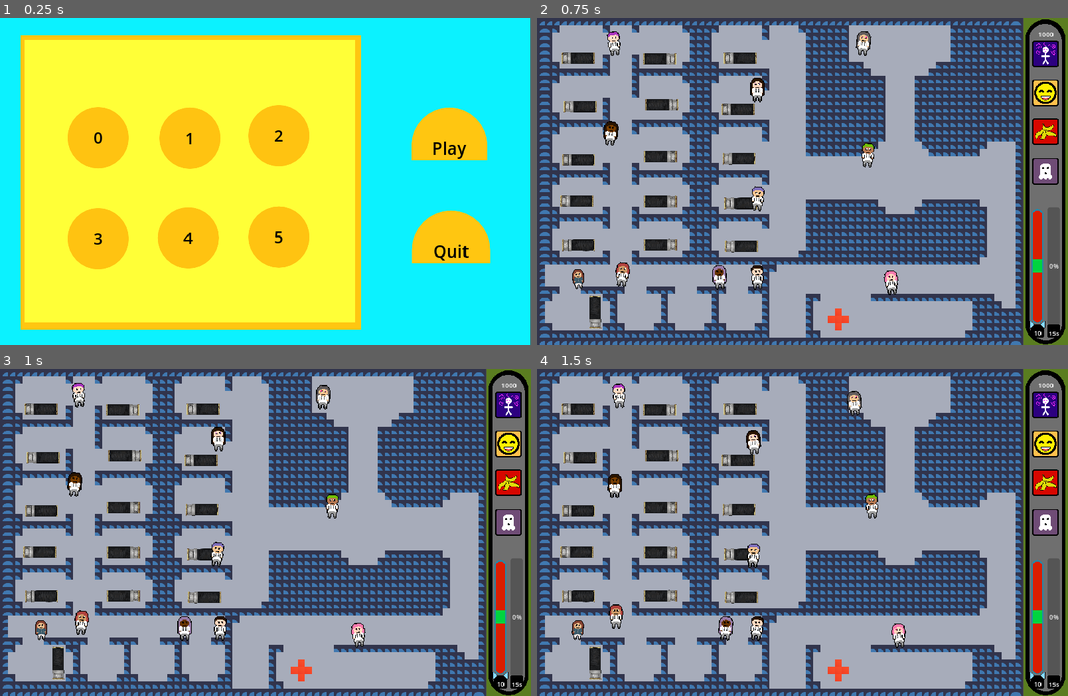
Above: before the commit, frames 1-4 (two rows, left to right).
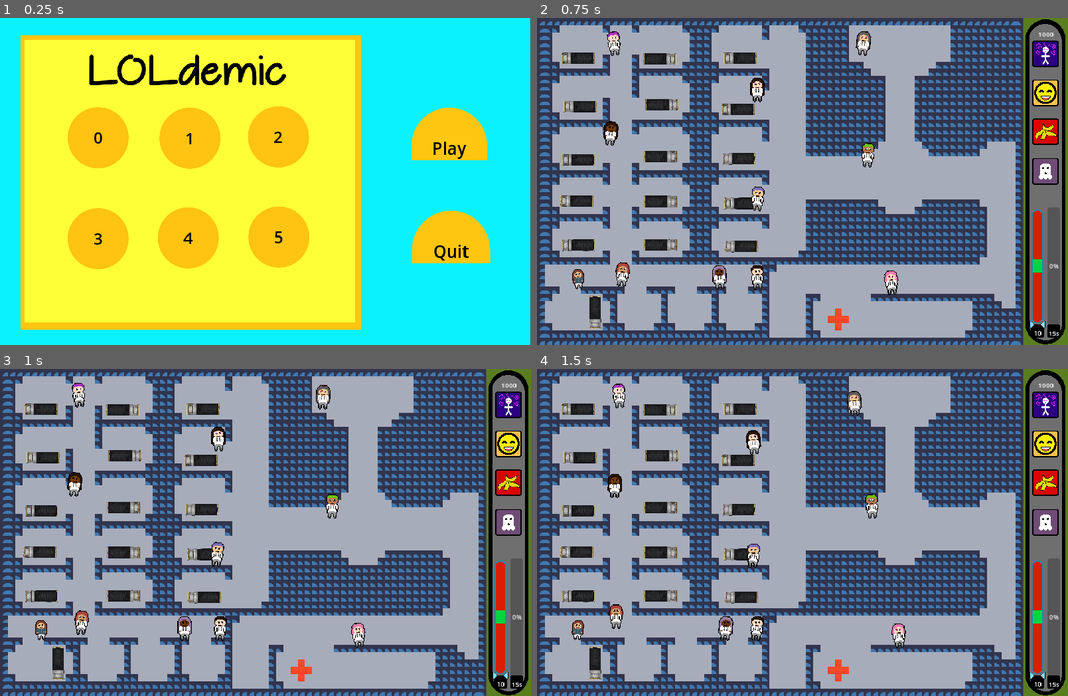
Above: after the commit, the same moments.

Repository: Cax36940/LOLdemic
Game: Godot game, scene res://main.tscn
Same seed, same stepped clock (60 frames per second), same inputs: the game is played once before the commit and once after it. The engine's default icon, where the game draws it, is replaced by a stand-in: a white triangle on a blue panel in a dark square.
Inputs (mouse positions are in pixels of both pictures, inside the frame that each line leads up to):
- Up to frame 1 (0.25 s): no input
- Up to frame 2 (0.75 s): click "Play" at 0.5 s
- Up to frame 3 (1 s): no input
- Up to frame 4 (1.5 s): move the mouse to (754, 627) at 1.27 s; hold D (right) from 1.28 s (still down); tap Keypad 0 (num0) at 1.35 s; click (754, 627) at 1.42 s

The runs differ from the first frame. In frame 1, 1.3% of the frame differs, in the area x 16-59%, y 11-46%; in frame 2, nothing differs; in frame 3, nothing differs; in frame 4, nothing differs.

Commit message:
add menu

Diff:
--- a/Menu/menu.tscn
+++ b/Menu/menu.tscn
@@ -1,6 +1,7 @@
-[gd_scene load_steps=4 format=3 uid="uid://ce54v5i74rsoe"]
+[gd_scene load_steps=5 format=3 uid="uid://ce54v5i74rsoe"]
 
 [ext_resource type="Script" path="res://Menu/menu.gd" id="1_21fj5"]
+[ext_resource type="Texture2D" uid="uid://dj0g25l8l5vhs" path="res://Menu/title.png" id="2_6w77j"]
 [ext_resource type="Theme" uid="uid://febop71prism" path="res://Menu/menu_ui.tres" id="2_o7235"]
 [ext_resource type="Theme" uid="uid://blt5adgn6n6tm" path="res://Menu/menu_ui_level.tres" id="3_dfvgt"]
 
@@ -51,6 +52,10 @@
 grow_vertical = 2
 size_flags_horizontal = 4
 color = Color(1, 1, 0.215686, 1)
+
+[node name="Title" type="Sprite2D" parent="CanvasLayer/ColorRect2"]
+position = Vector2(410, 89)
+texture = ExtResource("2_6w77j")
 
 [node name="Button" type="Button" parent="CanvasLayer"]
 anchors_preset = 8
@@ -121,10 +126,10 @@
 anchor_top = 0.5
 anchor_right = 0.5
 anchor_bottom = 0.5
-offset_left = -43.0
-offset_top = -187.0
-offset_right = 107.0
-offset_bottom = -37.0
+offset_left = -44.0
+offset_top = -184.0
+offset_right = 106.0
+offset_bottom = -34.0
 grow_horizontal = 2
 grow_vertical = 2
 theme = ExtResource("3_dfvgt")
Not shown, added: Menu/title.png.import
